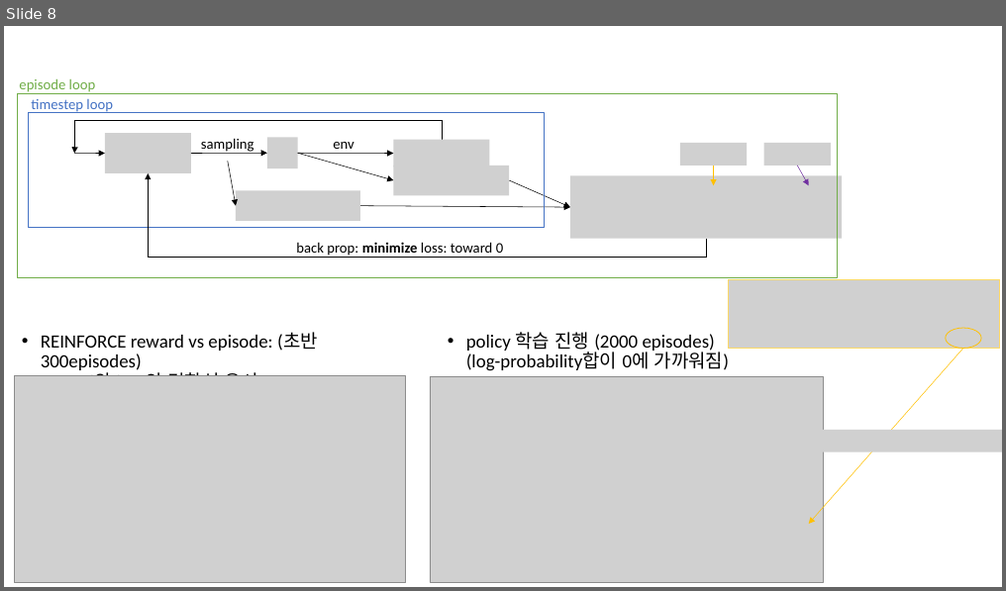
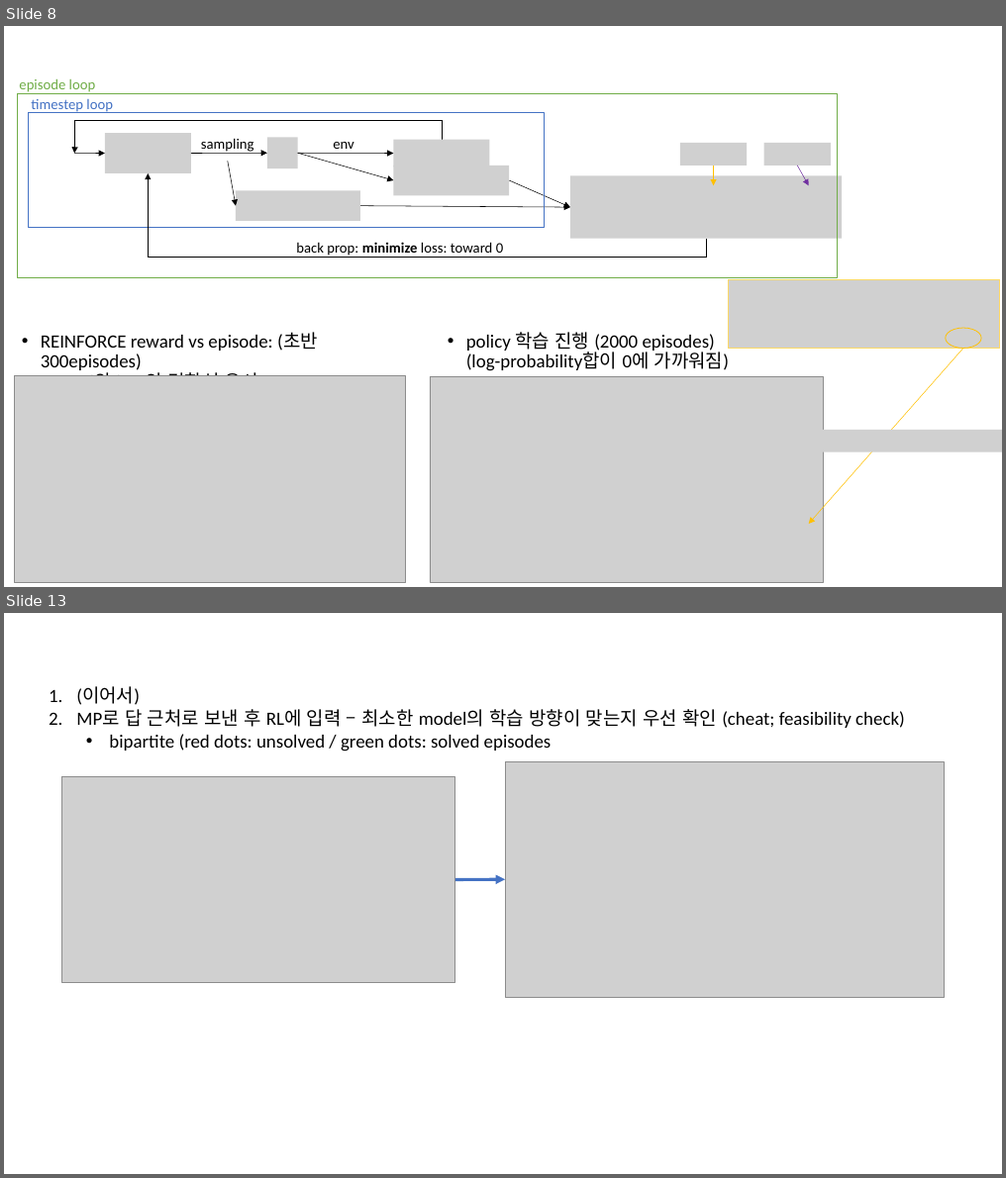
Before and after one commit to ihatesummer/bipartite_maxsum, a slide deck: memo.pptx. Shown one above the other, each under a label of ours: slide 8 before the commit, slides 8 and 13 after it; the slides between them are not shown. The pictures are 1006x591 and 1006x1178 pixels, drawn with LibreOffice and Linux fonts; fonts in the diff are those of the drawing; grey boxes stand for pictures. Boxes give left, top, right and bottom in pixels: in the first picture for what was removed or moved away, otherwise in the second. Text is boxed around its words. In the diff, an @@ line names an element or a change of style, - is before the commit and + after.

```diff
--- a/memo.pptx
+++ b/memo.pptx
@@ slide 13 added at (4, 613, 1002, 1174), background #FFFFFF @@
@@ text added at (76, 687, 905, 752), 18 pt, text #000000 @@
+  1. (이어서)
+  2. MP로 답 근처로 보낸 후 RL에 입력 – 최소한 model의 학습 방향이 맞는지 우선 확인 (cheat; feasibility check)
+    • bipartite (red dots: unsolved / green dots: solved episodes
@@ picture added at (62, 777, 455, 983) @@
@@ picture added at (505, 761, 944, 998) @@
@@ arrow added from (455, 879) to (505, 879), #4472C4 3 pt @@
```
Also in this commit, not shown: 3 slides changed, 8 other slides added, 17 other files.
